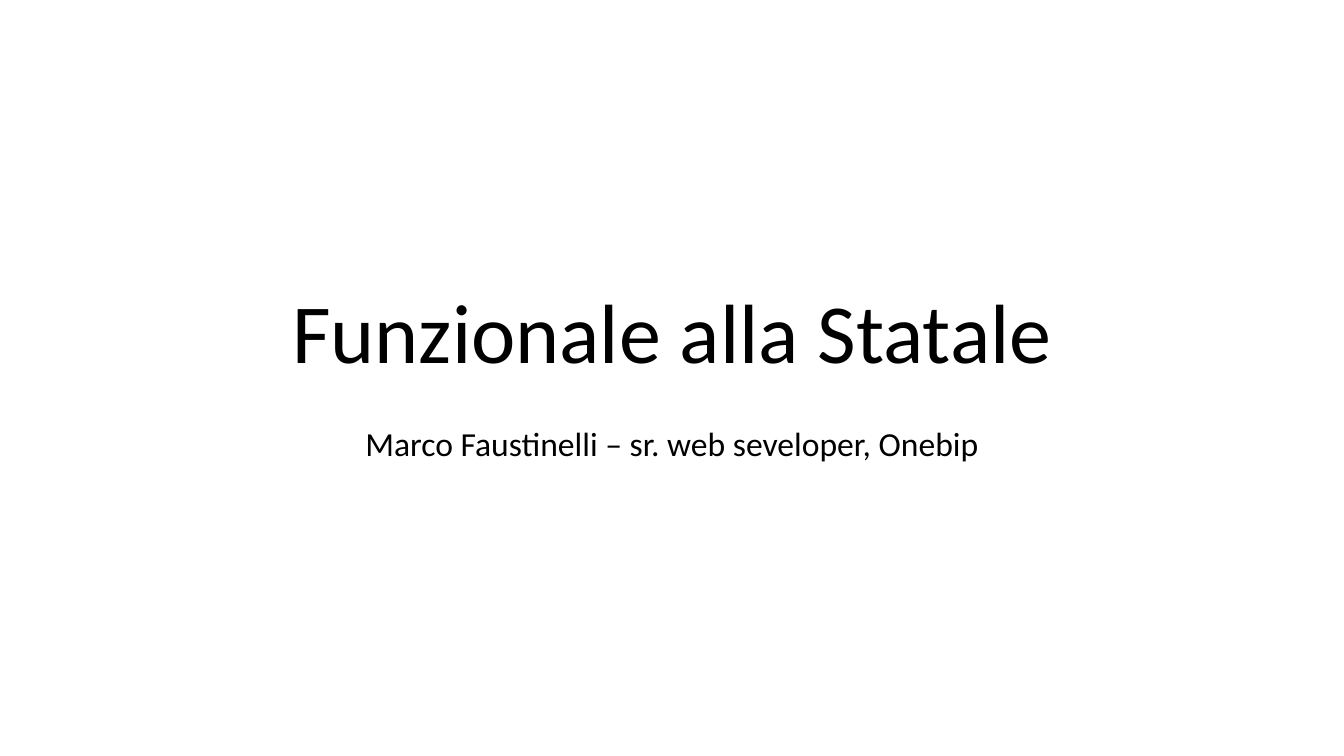
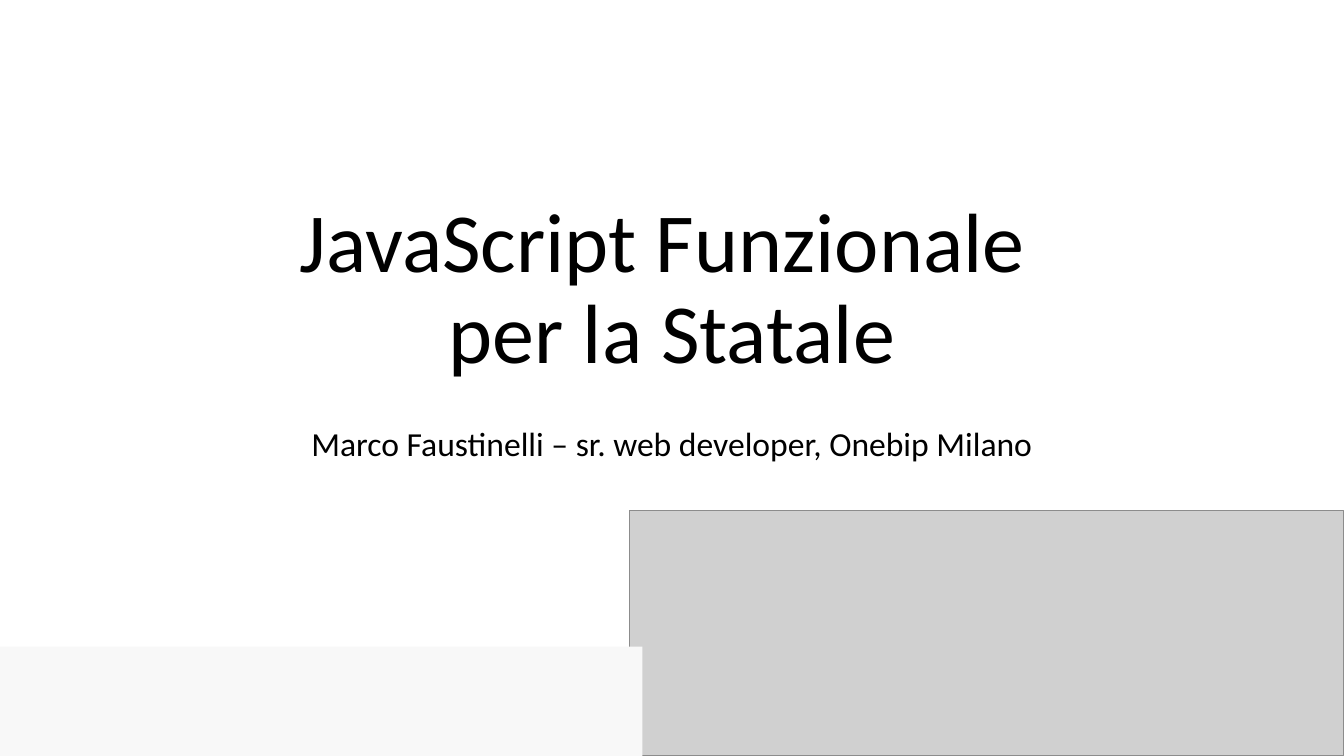
Before and after one commit to Muzietto/funzionale-alla-statale, a slide deck: slide 1 of funzionale-alla-statale.ppt. Drawn at 1344x756 pixels with LibreOffice and Linux fonts; fonts in the diff are those of the drawing; grey boxes stand for pictures. Boxes give left, top, right and bottom in pixels: in the first picture for what was removed or moved away, otherwise in the second. Text is boxed around its words. In the diff, an @@ line names an element or a change of style, - is before the commit and + after.

```diff
--- a/funzionale-alla-statale.ppt
+++ b/funzionale-alla-statale.ppt
@@ title at box(300, 213, 1025, 377): text changed @@
-Funzionale alla Statale
+JavaScript Funzionale
+per la Statale
@@ subtitle at box(311, 432, 1032, 462): text changed @@
-Marco Faustinelli – sr. web seveloper, Onebip
+Marco Faustinelli – sr. web developer, Onebip Milano
@@ picture added at box(630, 510, 1343, 756) @@
@@ rectangle added at box(0, 646, 643, 756), fill #F8F8F8 @@
```
Also in this commit, not shown: 7 other slides changed, 5 slides added, 14 other files.
